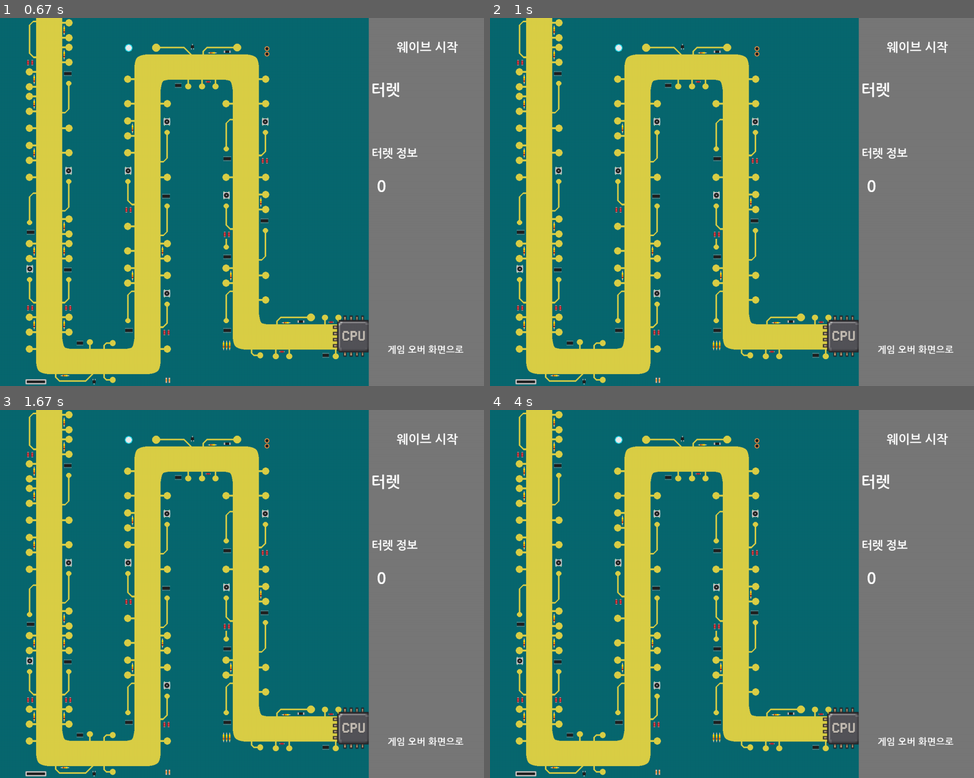
Above: before the commit, frames 1-4 (two rows, left to right).
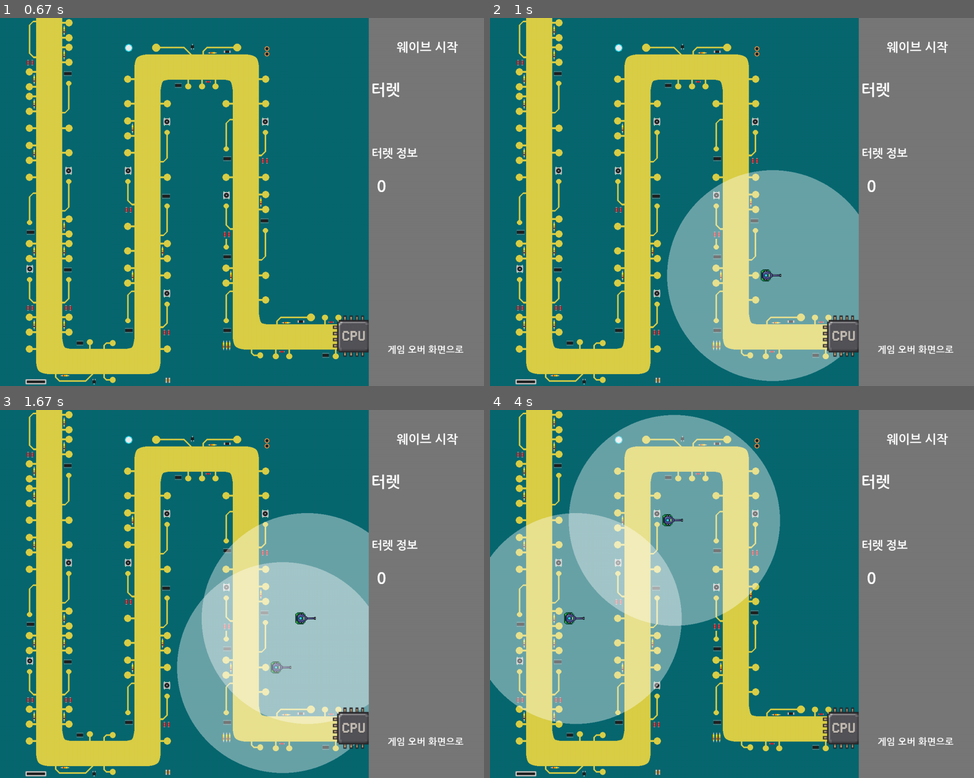
Above: after the commit, the same moments.

Repository: sdk0124/pygame_defense
Game: pygame game, started from main.py
Two runs of this game, one before a commit and one after it. Both use one fixed random seed, a clock stepped at 60 frames per second and the inputs below.
Inputs (mouse positions are in pixels of both pictures, inside the frame that each line leads up to):
- Up to frame 1 (0.67 s): click "Button" at 0.38 s
- Up to frame 2 (1 s): click (780, 282) at 0.72 s
- Up to frame 3 (1.67 s): click "웨이브 시작" at 1.05 s; click (300, 627) at 1.38 s
- Up to frame 4 (4 s): click "게임 오버 화면으로" at 2.22 s; click "RETRY" at 2.55 s; click (664, 516) at 2.88 s; click (572, 630) at 3.72 s

Frame 1 is identical in both runs. In frame 2, 18% of the frame differs, in the area x 36-77%, y 41-99%; in frame 3, 22%; in frame 4, 34%, in the area x 0-60%, y 1-86%.

Commit message:
Update money value in gameScene (temp)

Diff:
--- a/scenes/game_scene.py
+++ b/scenes/game_scene.py
@@ -23,7 +23,7 @@
     def __init__(self, game):
         super().__init__(game)
         self.score = 0
-        self.money = 0
+        self.money = 1000 # 임시
         self.current_round = 1
         self.wave_active = False
         self.wave_data = WAVE_DATA
